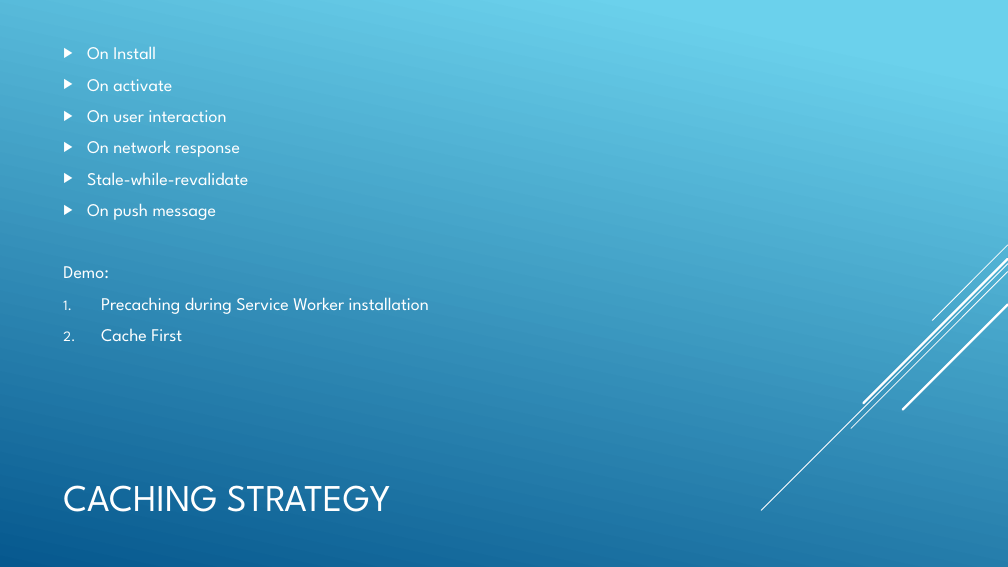
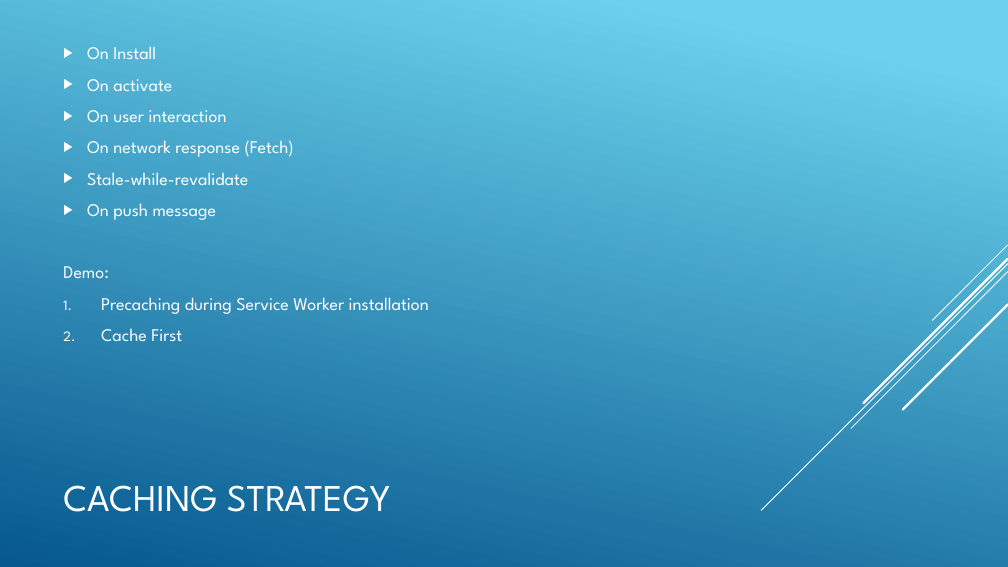
Before and after one commit to ngohungphuc/Presentation, a slide deck: slide 8 of Progressive Web App/PWA.pptx. Drawn at 1008x567 pixels with LibreOffice and Linux fonts; fonts in the diff are those of the drawing. Boxes give left, top, right and bottom in pixels: in the first picture for what was removed or moved away, otherwise in the second. Text is boxed around its words. In the diff, an @@ line names an element or a change of style, - is before the commit and + after.

```diff
--- a/Progressive Web App/PWA.pptx
+++ b/Progressive Web App/PWA.pptx
@@ text at <box>87,140,294,157</box>: text changed @@
-▶ On network response
+▶ On network response (Fetch)
```
Also in this commit, not shown: 1 other slide changed, 1 other file.
